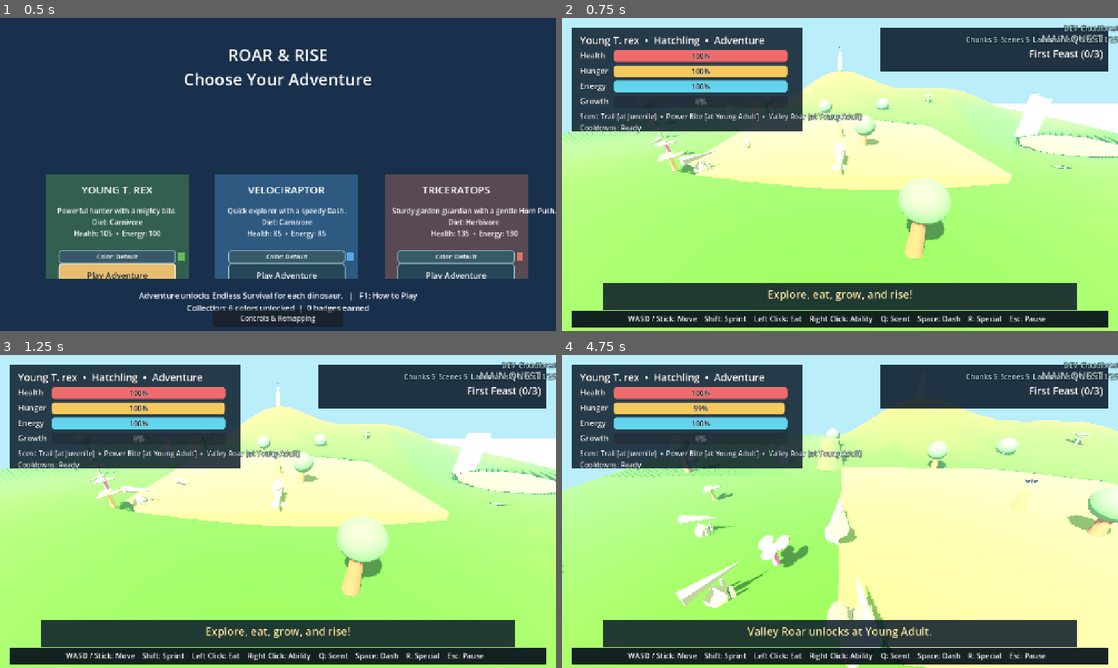
Above: before the commit, frames 1-4 (two rows, left to right).
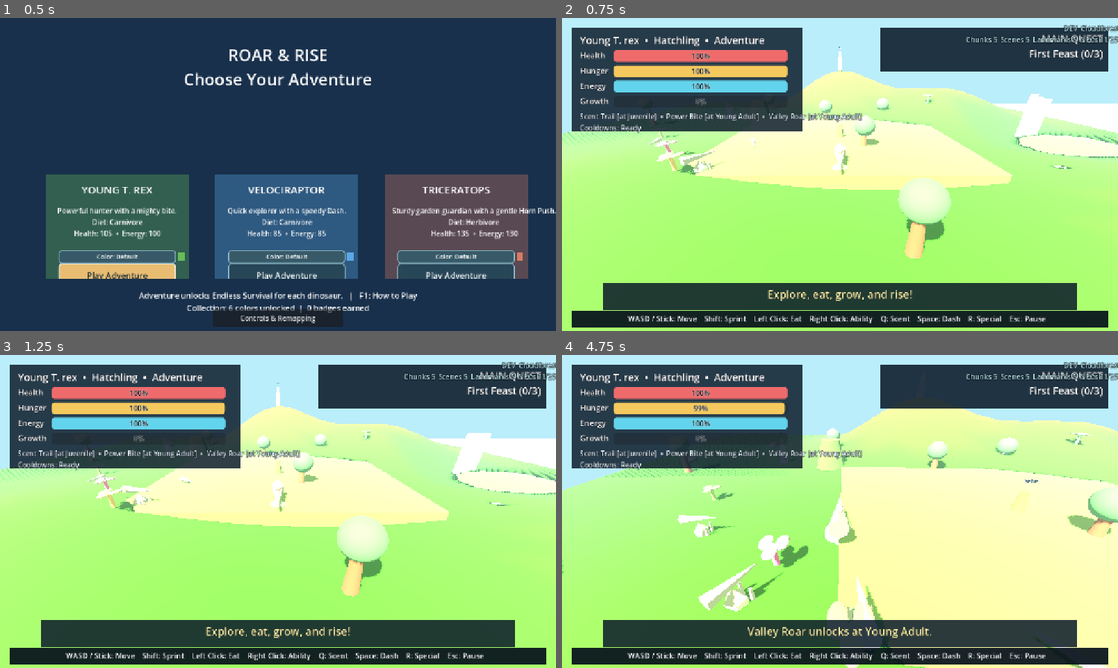
Above: after the commit, the same moments.

Repository: mschalle/Dino-Game
Game: Godot game, scene res://Main.tscn
The game is run twice, just before and just after one commit, with the same random seed, the same clock (stepped at 60 frames per second) and the same inputs.
Inputs (mouse positions are in pixels of both pictures, inside the frame that each line leads up to):
- Up to frame 1 (0.5 s): no input
- Up to frame 2 (0.75 s): click "Play Adventure" at 0.5 s
- Up to frame 3 (1.25 s): no input
- Up to frame 4 (4.75 s): tap Enter (ui_accept) at 1.25, 1.52, 2.27, 3.77, 4.52 s; move the mouse to (812, 574) at 1.27 s; hold W (move_forward) 1.28-2.78 s; tap Space (dash) at 1.35 s; click (812, 574) at 1.42 s; move the mouse to (1006, 558) at 2.02 s; click (1006, 558) at 2.1 s; move the mouse to (673, 464) at 2.77 s; hold A (move_left) 2.78-4.28 s; right-click (673, 464) at 2.85 s; move the mouse to (867, 511) at 3.52 s; tap Q (scent_trail) at 3.6 s; click (867, 511) at 3.67 s; move the mouse to (756, 433) at 4.27 s; hold S (move_back) from 4.28 s (still down); tap R (special_ability) at 4.35 s

Frame 1 is identical in both runs. In frame 2, less than 0.1% of the frame differs, in the area x 32-35%, y 38-43%; in frame 3, less than 0.1%; in frame 4, 1.3%, in the area x 20-98%, y 66-100%.

Commit message:
Validate herd spawn caps

Diff:
--- a/food_spawner.gd
+++ b/food_spawner.gd
@@ -109,22 +109,18 @@
 	prey.position = _random_position(nutrition)
 	add_child(prey)
 	_place_on_terrain(prey)
-	var herd_id := "tier_%d" % nutrition
+	var same_tier_count := 0
+	for sibling in get_children():
+		if sibling is PreyDino and (sibling as PreyDino).nutrition == nutrition:
+			same_tier_count += 1
+	var herd_id := "tier_%d_%d" % [nutrition, int(same_tier_count / 4)]
 	var herd_anchor := prey.position
 	var herd_leader := true
-	var herd_size := 0
 	for sibling in get_children():
 		if sibling is PreyDino and sibling != prey and (sibling as PreyDino).nutrition == nutrition and not (sibling as PreyDino).herd_id.is_empty():
 			if (sibling as PreyDino).herd_id == herd_id:
-				herd_size += 1
-				if herd_size < 4:
-					herd_anchor = (sibling as PreyDino).herd_anchor
-					herd_leader = false
-				else:
-					herd_id = "tier_%d_%d" % [nutrition, get_child_count()]
-					herd_anchor = prey.position
-					herd_leader = true
-				break
+				herd_anchor = (sibling as PreyDino).herd_anchor
+				herd_leader = false
 	prey.set_herd_context(herd_id, herd_leader, herd_anchor)
 	prey.creature_defeated.connect(func(creature: Node3D, profile: RefCounted) -> void: creature_defeated.emit(creature, profile))
 	if not respawn_gate_factory.is_null():
--- a/tests/run_tests.gd
+++ b/tests/run_tests.gd
@@ -915,6 +915,13 @@
 	_check(low_level_count >= 5, "Adventure must always begin with at least five Hatchling-edible dinosaurs")
 	_check(medium_level_count >= 3, "Adventure must supply Juvenile growth food")
 	_check(high_level_count >= 2, "Adventure must supply Adult growth food")
+	var herd_counts: Dictionary = {}
+	for prey_node in get_nodes_in_group("prey"):
+		var herd_id: Variant = prey_node.get("herd_id")
+		if herd_id != null and not str(herd_id).is_empty():
+			herd_counts[herd_id] = int(herd_counts.get(herd_id, 0)) + 1
+	for herd_id in herd_counts:
+		_check(int(herd_counts[herd_id]) <= 4, "Spawn maintenance must cap herd %s at four members" % herd_id)
 	var low_prey: Array[Node] = []
 	for prey_node in get_nodes_in_group("prey"):
 		var nutrition_value: Variant = prey_node.get("nutrition")
Not shown, changed: PROJECT_PLAN.md
